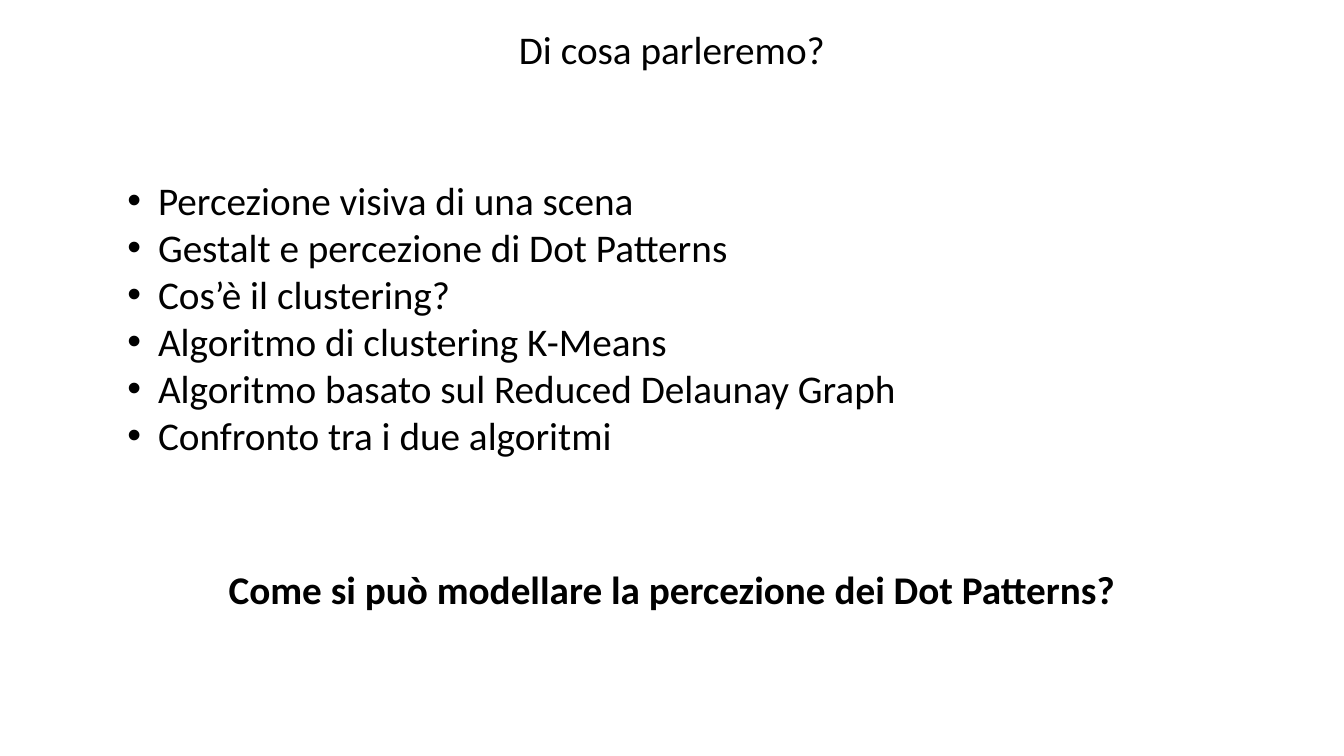
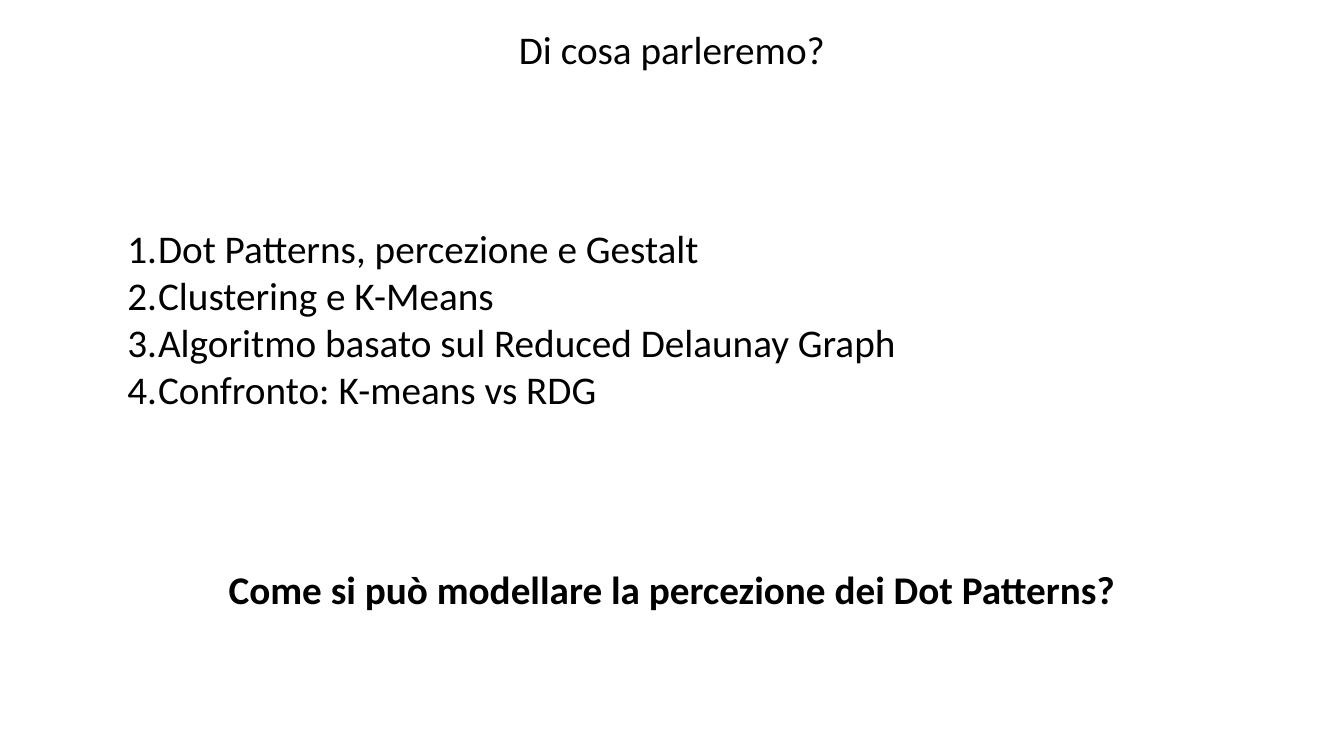
Before and after one commit to Teolul/Dot_Patterns_Perceptual_Grouping_RDG_vs_K-means, a slide deck: slide 2 of presentationITA.pptx. Drawn at 1344x756 pixels with LibreOffice and Linux fonts; fonts in the diff are those of the drawing; background and template pictures are left out. Boxes give left, top, right and bottom in pixels: in the first picture for what was removed or moved away, otherwise in the second. Text is boxed around its words. In the diff, an @@ line names an element or a change of style, - is before the commit and + after.

```diff
--- a/presentationITA.pptx
+++ b/presentationITA.pptx
@@ text "Dot Patterns, percezione e Gestalt": place and size @@
-text "Dot Patterns, percezione e Gestalt" at [158, 187, 896, 457]
+text "Dot Patterns, percezione e Gestalt" at [127, 235, 896, 405]
@@ text at [127, 235, 699, 317]: text changed @@
-• Percezione visiva di una scena
-• Gestalt e percezione di Dot Patterns
-• Cos’è il clustering?
-• Algoritmo di clustering K-Means
+1. Dot Patterns, percezione e Gestalt
+2. Clustering e K-Means
@@ text at [127, 329, 896, 364]: bullet • to 1. @@
@@ text at [127, 377, 596, 405]: text changed @@
-• Confronto tra i due algoritmi
+4. Confronto: K-means vs RDG
```
Also in this commit, not shown: 12 other slides changed, 5 slides added, 3 other files.
